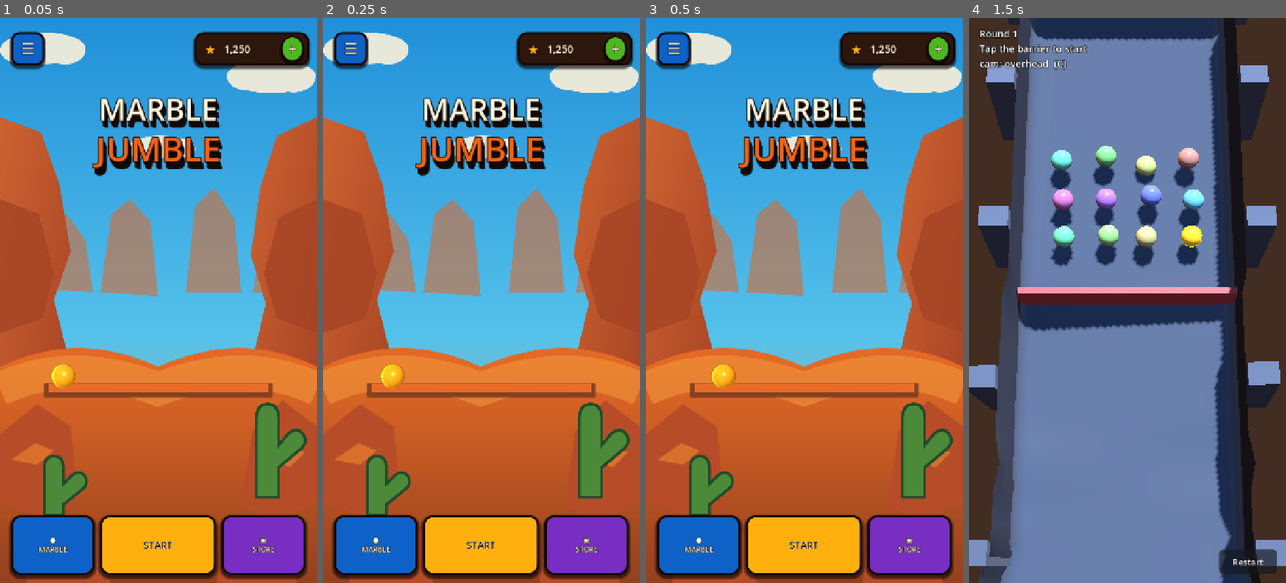
Above: before the commit, frames 1-4 (left to right).
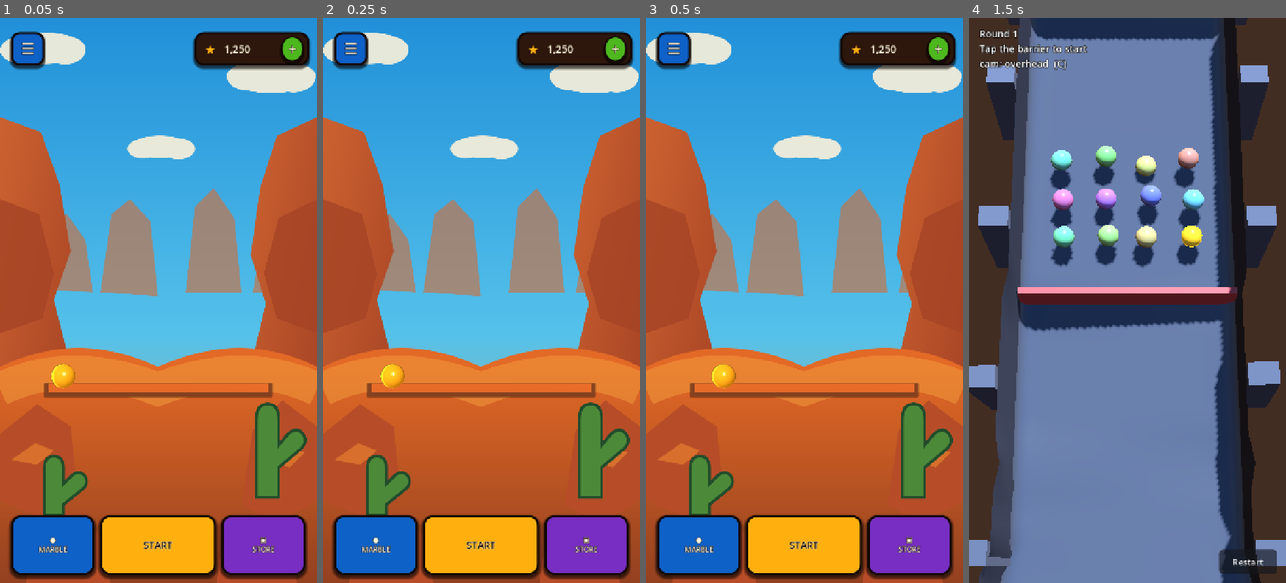
Above: after the commit, the same moments.

Repository: Arjan-N/marble-jumble
Game: Godot game, scene res://scenes/home.tscn
Same seed, same stepped clock (60 frames per second), same inputs: the game is played once before the commit and once after it.
Inputs:
- Up to frame 1 (0.05 s): no input
- Up to frame 2 (0.25 s): no input
- Up to frame 3 (0.5 s): no input
- Up to frame 4 (1.5 s): click "START" at 0.5 s; click "Restart" at 1.25 s

The runs differ from the first frame. In frame 1, 3.6% of the frame differs, in the area x 29-71%, y 14-28%; in frame 2, 3.6%; in frame 3, 3.6%; in frame 4, nothing differs.

Commit message:
Pass 2: use replaceable comic logo artwork

Diff:
--- a/scripts/ui/home_screen.gd
+++ b/scripts/ui/home_screen.gd
@@ -4,18 +4,14 @@
 ## Home screen visual system:
 ## - illustrated 2D Canyon background
 ## - one lightweight real 3D marble on a simple physical track
-## - bold two-line comic-book logo
+## - replaceable comic-book logo artwork
 ## - chunky illustrated-style top controls
 ## - three large bottom actions with START clearly dominant
-##
-## Keep the scene intentionally cheap: the visual richness comes from the
-## authored background, while Godot renders only the marble and simple UI.
 
 const RACE_SCENE := "res://scenes/main.tscn"
 const SHOP_SCENE := "res://scenes/shop.tscn"
-
-const LOGO_TOP_SIZE := 68
-const LOGO_BOTTOM_SIZE := 76
+const LOGO_TEXTURE := preload("res://assets/ui/home_logo.svg")
+
 const TOP_BUTTON_SIZE := 22
 const CURRENCY_SIZE := 23
 const NAV_SIZE := 22
@@ -60,8 +56,6 @@
 	add_child(_backdrop)
 
 func _build_top_bar() -> void:
-	# Menu button: chunky, outlined, deliberately closer to the reference art
-	# than a stock Godot button.
 	var menu := Button.new()
 	menu.text = "☰"
 	menu.anchor_left = 0.035
@@ -80,7 +74,6 @@
 	menu.mouse_filter = Control.MOUSE_FILTER_STOP
 	add_child(menu)
 
-	# Currency display: a small gold badge with a separate green plus button.
 	var currency := PanelContainer.new()
 	currency.anchor_left = 1.0
 	currency.anchor_right = 1.0
@@ -134,63 +127,21 @@
 	currency_row.add_child(plus)
 
 func _build_logo() -> void:
-	# The logo sits slightly lower than the top HUD, leaving the canyon sky visible
-	# around it. Pass 2 replaces these labels with authored logo artwork.
-	var shadow_top := _logo_label("MARBLE", LOGO_TOP_SIZE, INK)
-	shadow_top.anchor_left = 0.08
-	shadow_top.anchor_right = 0.92
-	shadow_top.anchor_top = 0.125
-	shadow_top.anchor_bottom = 0.205
-	shadow_top.offset_left = 5.0
-	shadow_top.offset_top = 7.0
-	shadow_top.offset_right = 5.0
-	shadow_top.offset_bottom = 7.0
-	add_child(shadow_top)
-
-	var top := _logo_label("MARBLE", LOGO_TOP_SIZE, CREAM)
-	top.anchor_left = 0.08
-	top.anchor_right = 0.92
-	top.anchor_top = 0.121
-	top.anchor_bottom = 0.201
-	add_child(top)
-
-	var shadow_bottom := _logo_label("JUMBLE", LOGO_BOTTOM_SIZE, INK)
-	shadow_bottom.anchor_left = 0.055
-	shadow_bottom.anchor_right = 0.945
-	shadow_bottom.anchor_top = 0.185
-	shadow_bottom.anchor_bottom = 0.285
-	shadow_bottom.offset_left = 5.0
-	shadow_bottom.offset_top = 8.0
-	shadow_bottom.offset_right = 5.0
-	shadow_bottom.offset_bottom = 8.0
-	add_child(shadow_bottom)
-
-	var bottom := _logo_label("JUMBLE", LOGO_BOTTOM_SIZE, ORANGE)
-	bottom.anchor_left = 0.055
-	bottom.anchor_right = 0.945
-	bottom.anchor_top = 0.181
-	bottom.anchor_bottom = 0.281
-	add_child(bottom)
-
-func _logo_label(text_value: String, font_size: int, colour: Color) -> Label:
-	var label := Label.new()
-	label.text = text_value
-	label.horizontal_alignment = HORIZONTAL_ALIGNMENT_CENTER
-	label.vertical_alignment = VERTICAL_ALIGNMENT_CENTER
-	label.add_theme_font_size_override("font_size", font_size)
-	label.add_theme_color_override("font_color", colour)
-	label.add_theme_color_override("font_outline_color", INK)
-	label.add_theme_constant_override("outline_size", 9)
-	label.add_theme_color_override("font_shadow_color", Color(0.02, 0.01, 0.005, 0.65))
-	label.add_theme_constant_override("shadow_offset_x", 3)
-	label.add_theme_constant_override("shadow_offset_y", 5)
-	label.mouse_filter = Control.MOUSE_FILTER_IGNORE
-	return label
+	# Keep the logo as an authored asset rather than a stack of UI Labels.
+	# This lets us replace the artwork later without changing the layout code.
+	var logo := TextureRect.new()
+	logo.texture = LOGO_TEXTURE
+	logo.anchor_left = 0.07
+	logo.anchor_right = 0.93
+	logo.anchor_top = 0.105
+	logo.anchor_bottom = 0.315
+	logo.expand_mode = TextureRect.EXPAND_IGNORE_SIZE
+	logo.stretch_mode = TextureRect.STRETCH_KEEP_ASPECT_CENTERED
+	logo.mouse_filter = Control.MOUSE_FILTER_IGNORE
+	add_child(logo)
 
 func _build_marble_view() -> void:
 	_marble_view = SubViewportContainer.new()
-	# The reference puts the marble low in the canyon, immediately above the
-	# navigation. Keep the viewport compact so it does not cover the background.
 	_marble_view.anchor_left = 0.035
 	_marble_view.anchor_right = 0.965
 	_marble_view.anchor_top = 0.535
@@ -264,8 +215,6 @@
 	row.anchor_right = 0.965
 	row.anchor_top = 1.0
 	row.anchor_bottom = 1.0
-	# Slightly lower and taller: the bottom controls should feel like a physical
-	# game panel, not a toolbar floating over the scene.
 	row.offset_top = -154.0
 	row.offset_bottom = -18.0
 	row.add_theme_constant_override("separation", 12)
